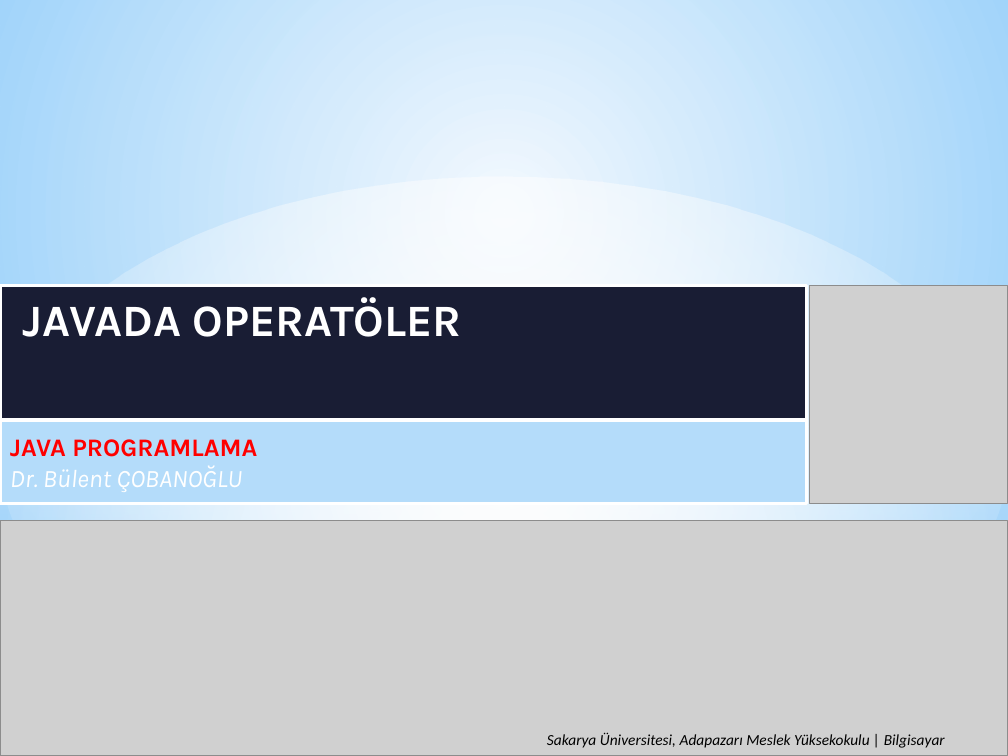
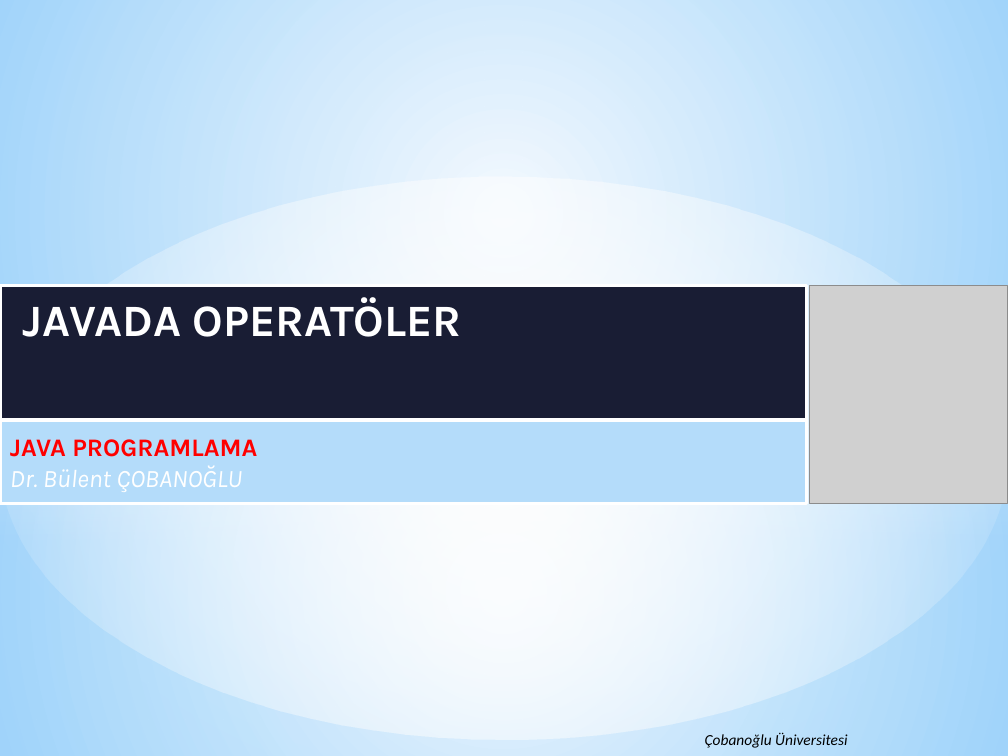
Before and after one commit to bcobanoglu/Java, a slide deck: slide 1 of OPERATORLER.pptx. Drawn at 1008x756 pixels with LibreOffice and Linux fonts; fonts in the diff are those of the drawing; grey boxes stand for pictures. Boxes give left, top, right and bottom in pixels: in the first picture for what was removed or moved away, otherwise in the second. Text is boxed around its words. In the diff, an @@ line names an element or a change of style, - is before the commit and + after.

```diff
--- a/OPERATORLER.pptx
+++ b/OPERATORLER.pptx
@@ picture removed at [0, 521, 1008, 756] @@
@@ text removed at [547, 732, 945, 748] @@
-Sakarya Üniversitesi, Adapazarı Meslek Yüksekokulu | Bilgisayar
@@ text added at [705, 732, 847, 748], 11 pt, text #000000, italic @@
+Çobanoğlu Üniversitesi
```
Also in this commit, not shown: 22 other slides changed.
